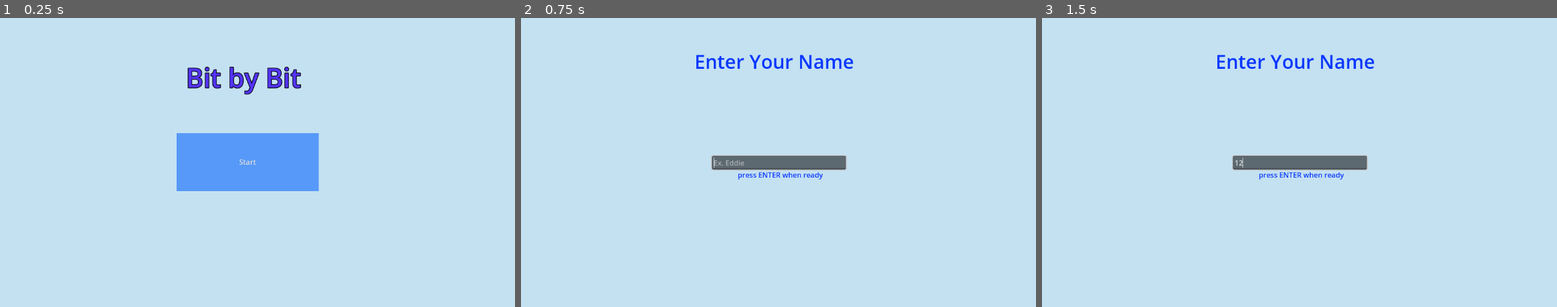
Above: before the commit, frames 1-3 (left to right).
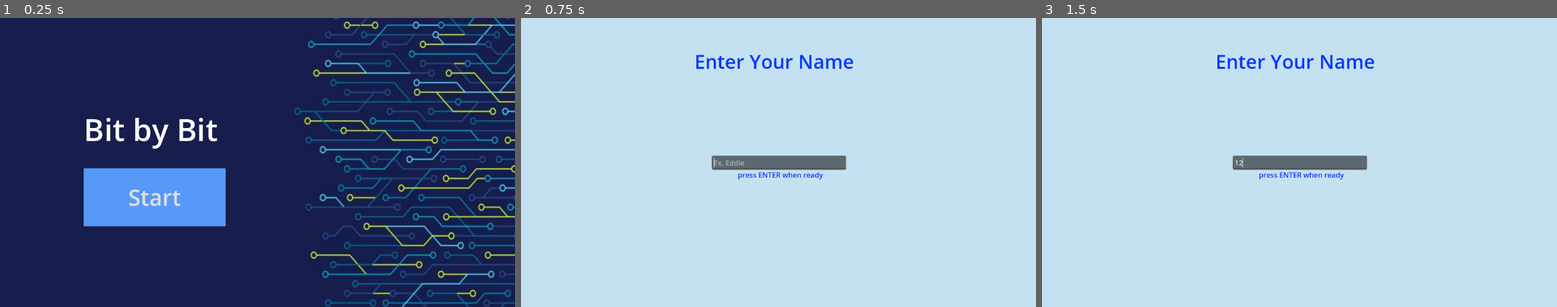
Above: after the commit, the same moments.

Repository: syddddddd/COMP4900_Project2
Game: Godot game, scene res://HomePage.tscn
The game is run twice, just before and just after one commit, with the same random seed, the same clock (stepped at 60 frames per second) and the same inputs.
Inputs (mouse positions are in pixels of both pictures, inside the frame that each line leads up to):
- Up to frame 1 (0.25 s): no input
- Up to frame 2 (0.75 s): click "Start" at 0.5 s
- Up to frame 3 (1.5 s): click (1299, 162) at 1.27 s; type "12" at 1.35 s

The runs differ from the first frame. In frame 1, 99% of the frame differs, in the area x 0-100%, y 0-100%; in frame 2, nothing differs; in frame 3, nothing differs.

Commit message:
initial test

Diff:
--- a/project-2-comp-49000/HomePage.tscn
+++ b/project-2-comp-49000/HomePage.tscn
@@ -1,11 +1,10 @@
-[gd_scene load_steps=5 format=3 uid="uid://dbwhokwotdtv6"]
+[gd_scene load_steps=6 format=3 uid="uid://dbwhokwotdtv6"]
 
 [ext_resource type="Script" uid="uid://c05nk50lqx7tq" path="res://start_button.gd" id="1_1h7vm"]
+[ext_resource type="Texture2D" uid="uid://csn7ey8vpbfpf" path="res://images/bg-full.jpeg" id="1_k1fio"]
 
 [sub_resource type="LabelSettings" id="LabelSettings_ajkgm"]
-font_size = 59
-font_color = Color(0.3254902, 0.20392157, 1, 1)
-outline_size = 6
+font_size = 69
 outline_color = Color(0, 0.003921569, 0.023529412, 1)
 
 [sub_resource type="StyleBoxFlat" id="StyleBoxFlat_1h7vm"]
@@ -19,22 +18,28 @@
 [node name="Background" type="ColorRect" parent="."]
 offset_right = 1154.0
 offset_bottom = 649.0
-color = Color(0.7670034, 0.88246983, 0.9477405, 1)
+color = Color(0.09019608, 0.11372549, 0.3019608, 1)
+
+[node name="bg-full" type="Sprite2D" parent="Background"]
+position = Vector2(727.49994, 325.625)
+scale = Vector2(1.4526143, 1.6694373)
+texture = ExtResource("1_k1fio")
 
 [node name="GameTitle" type="Label" parent="."]
-offset_left = 300.0
-offset_top = 92.0
-offset_right = 790.0
-offset_bottom = 174.0
+offset_left = 187.0
+offset_top = 202.0
+offset_right = 677.0
+offset_bottom = 297.0
+theme_override_font_sizes/font_size = 346
 text = "Bit by Bit"
 label_settings = SubResource("LabelSettings_ajkgm")
-horizontal_alignment = 1
 
 [node name="StartButton" type="Button" parent="."]
-offset_left = 395.0
-offset_top = 258.0
-offset_right = 713.0
-offset_bottom = 388.0
+offset_left = 187.0
+offset_top = 337.0
+offset_right = 505.0
+offset_bottom = 467.0
+theme_override_font_sizes/font_size = 50
 theme_override_styles/normal = SubResource("StyleBoxFlat_1h7vm")
 theme_override_styles/hover = SubResource("StyleBoxFlat_k1fio")
 text = "Start"
Binary file added: project-2-comp-49000/images/bg-full.jpeg
Not shown, added: project-2-comp-49000/images/bg-full.jpeg.import
